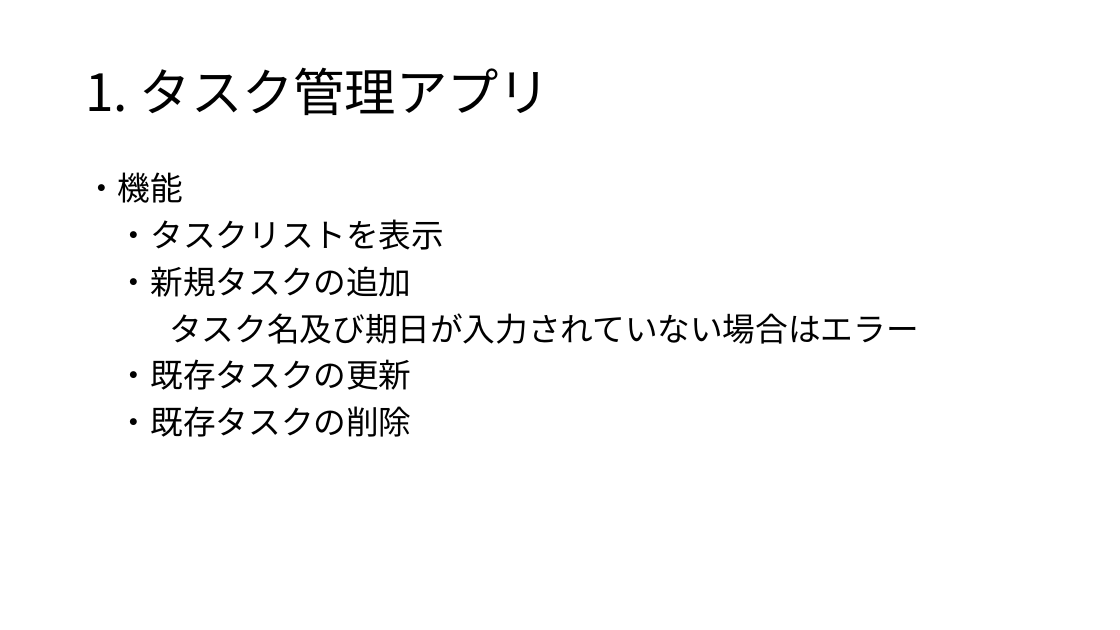
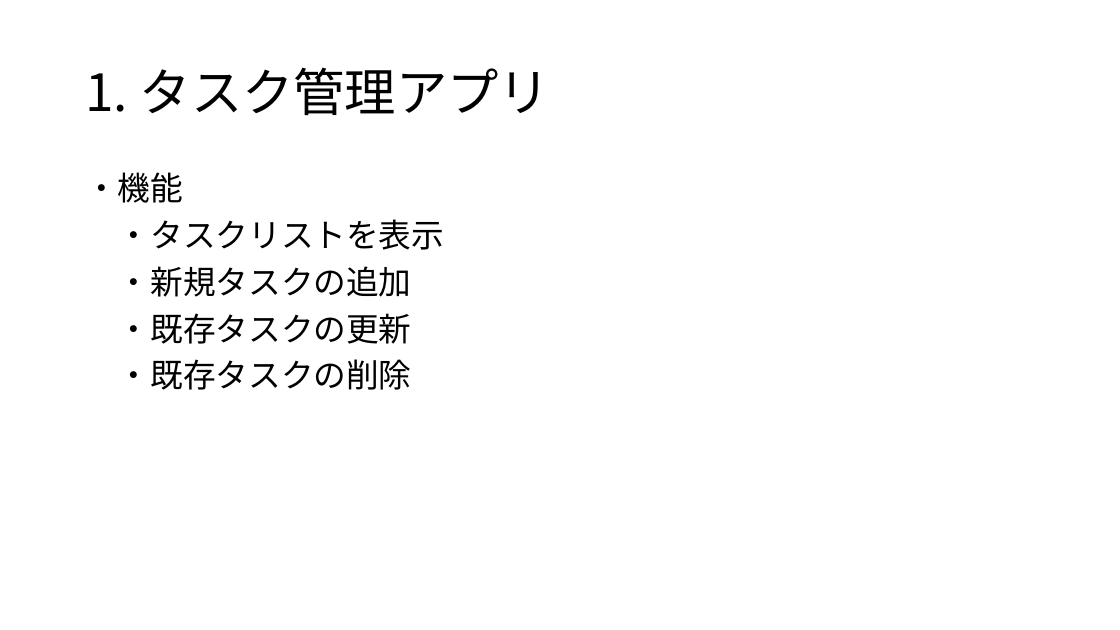
Before and after one commit to yamaguchi7d21/example, a slide deck: slide 4 of 8_最終課題/最終課題個人製作.pptx. Drawn at 1120x630 pixels with LibreOffice and Linux fonts; fonts in the diff are those of the drawing. Boxes give left, top, right and bottom in pixels: in the first picture for what was removed or moved away, otherwise in the second. Text is boxed around its words. In the diff, an @@ line names an element or a change of style, - is before the commit and + after.

```diff
--- a/8_最終課題/最終課題個人製作.pptx
+++ b/8_最終課題/最終課題個人製作.pptx
@@ text at (169, 313, 918, 344): paragraph removed @@
-タスク名及び期日が入力されていない場合はエラー
```
Also in this commit, not shown: 4 other slides changed, 3 slides added, 19 other files.
